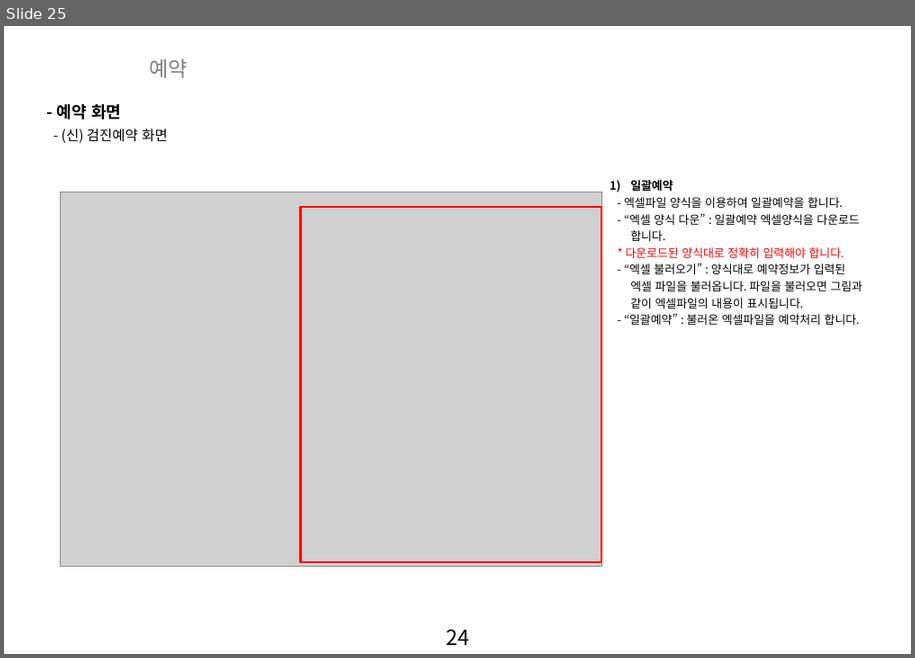
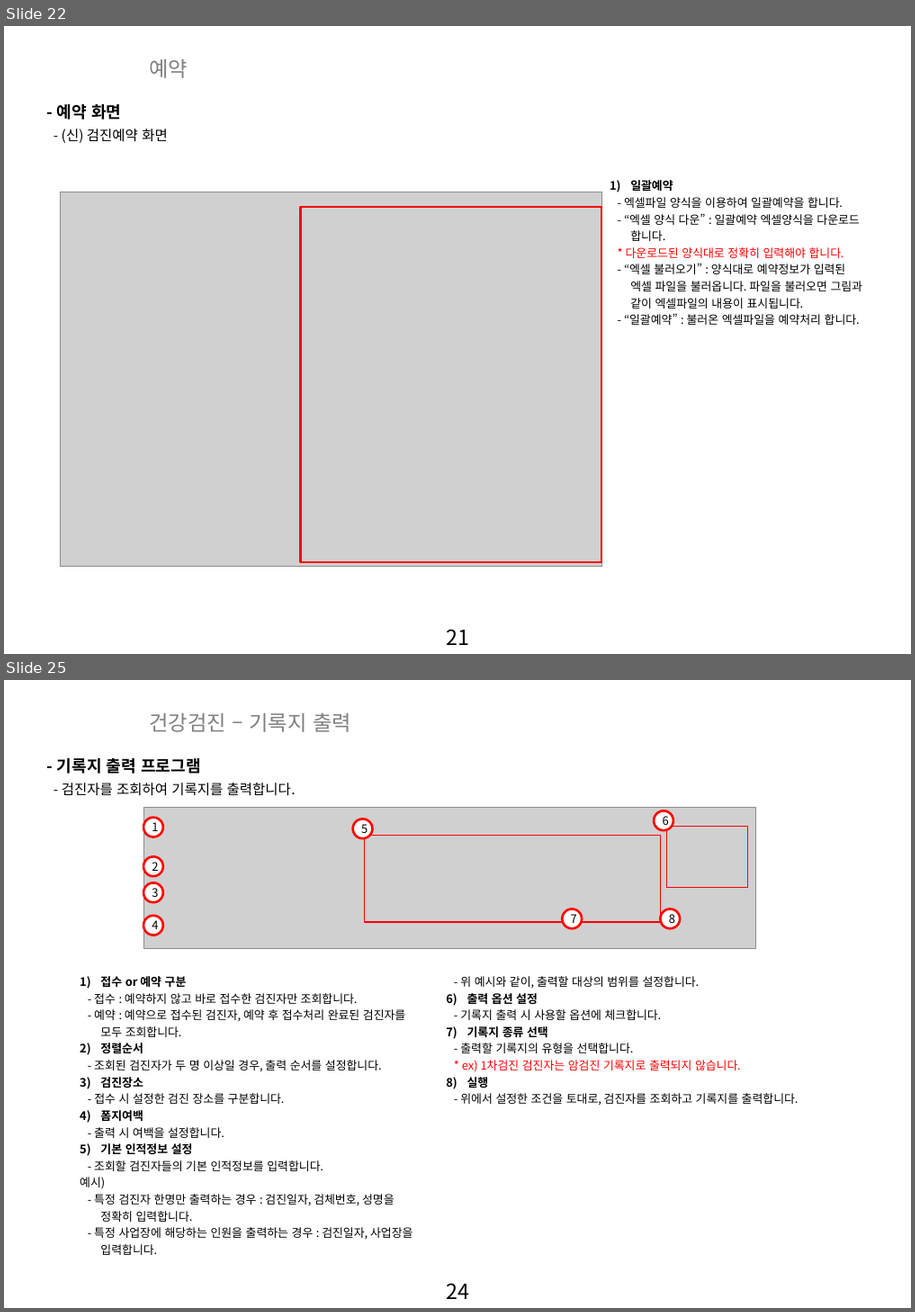
Before and after one commit to zooxop/ailiss_manual, a slide deck: manual/앨리스_매뉴얼_작업중.pptx. Shown one above the other, each under a label of ours: slide 25 before the commit, slides 22 and 25 after it; the slides between them are not shown. The pictures are 915x658 and 915x1312 pixels, drawn with LibreOffice and Linux fonts; fonts in the diff are those of the drawing; grey boxes stand for pictures; background and template pictures are left out. Boxes give left, top, right and bottom in pixels: in the first picture for what was removed or moved away, otherwise in the second. Text is boxed around its words. In the diff, an @@ line names an element or a change of style, - is before the commit and + after.

```diff
--- a/manual/앨리스_매뉴얼_작업중.pptx
+++ b/manual/앨리스_매뉴얼_작업중.pptx
@@ slide 25 added at [4,680,911,1308], background picture (left out); not listed: 1 template element that a slide beside it also shows @@
@@ text added at [149,712,351,732], 18 pt, text #808080 @@
+건강검진 – 기록지 출력
@@ text added at [57,758,201,774], 14 pt, text #000000, bold @@
+- 기록지 출력 프로그램
@@ text added at [62,783,296,796], 12 pt, text #000000 @@
+- 검진자를 조회하여 기록지를 출력합니다.
@@ picture added at [144,807,756,948] @@
@@ ellipse added at [654,810,674,830], fill #FFFFFF, outline #FF0000 2 pt, 10 pt, text #000000 @@
+6
@@ ellipse added at [144,818,163,837], fill #FFFFFF, outline #FF0000 2 pt, 10 pt, text #000000 @@
+1
@@ ellipse added at [353,820,373,838], fill #FFFFFF, outline #FF0000 2 pt, 10 pt, text #000000 @@
+5
@@ rectangle added at [364,836,660,922], outline #FF0000 1 pt @@
@@ rectangle added at [667,827,748,888], outline #FF0000 1 pt @@
@@ ellipse added at [144,856,163,876], fill #FFFFFF, outline #FF0000 2 pt, 10 pt, text #000000 @@
+2
@@ ellipse added at [144,882,163,902], fill #FFFFFF, outline #FF0000 2 pt, 10 pt, text #000000 @@
+3
@@ ellipse added at [144,916,163,935], fill #FFFFFF, outline #FF0000 2 pt, 10 pt, text #000000 @@
+4
@@ ellipse added at [563,909,582,928], fill #FFFFFF, outline #FF0000 2 pt, 10 pt, text #000000 @@
+7
@@ ellipse added at [661,909,680,928], fill #FFFFFF, outline #FF0000 2 pt, 10 pt, text #000000 @@
+8
@@ text added at [80,976,413,1255], 10 pt, text #000000 @@
+1) 접수 or 예약 구분
+- 접수 : 예약하지 않고 바로 접수한 검진자만 조회합니다.
+- 예약 : 예약으로 접수된 검진자, 예약 후 접수처리 완료된 검진자를 모두 조회합니다.
+2) 정렬순서
+- 조회된 검진자가 두 명 이상일 경우, 출력 순서를 설정합니다.
+3) 검진장소
+- 접수 시 설정한 검진 장소를 구분합니다.
+4) 폼지여백
+- 출력 시 여백을 설정합니다.
+5) 기본 인적정보 설정
+- 조회할 검진자들의 기본 인적정보를 입력합니다.
+예시)
+- 특정 검진자 한명만 출력하는 경우 : 검진일자, 검체번호, 성명을 정확히 입력합니다.
+- 특정 사업장에 해당하는 인원을 출력하는 경우 : 검진일자, 사업장을 입력합니다.
@@ text added at [460,976,799,1106], 10 pt, text #000000 @@
+- 위 예시와 같이, 출력할 대상의 범위를 설정합니다.
+6) 출력 옵션 설정
+- 기록지 출력 시 사용할 옵션에 체크합니다.
+7) 기록지 종류 선택
+- 출력할 기록지의 유형을 선택합니다.
+* ex) 1차검진 검진자는 암검진 기록지로 출력되지 않습니다.
+8) 실행
+- 위에서 설정한 조건을 토대로, 검진자를 조회하고 기록지를 출력합니다.
@@ what was slide 25 is now slide 22 @@
@@ page number at [446,629,469,645]: text changed @@
-24
+21
```
Also in this commit, not shown: 3 slides changed, 3 other slides added.
